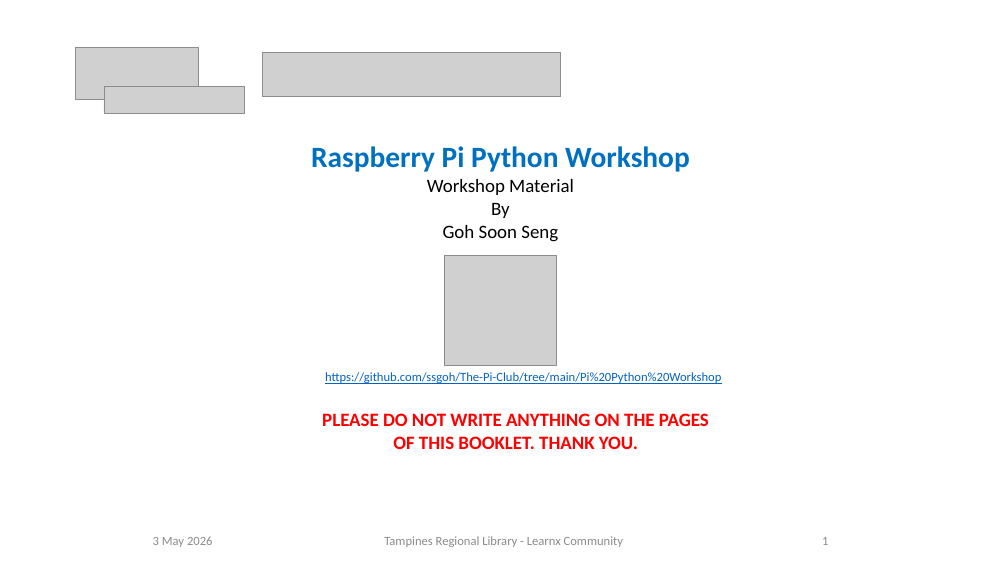
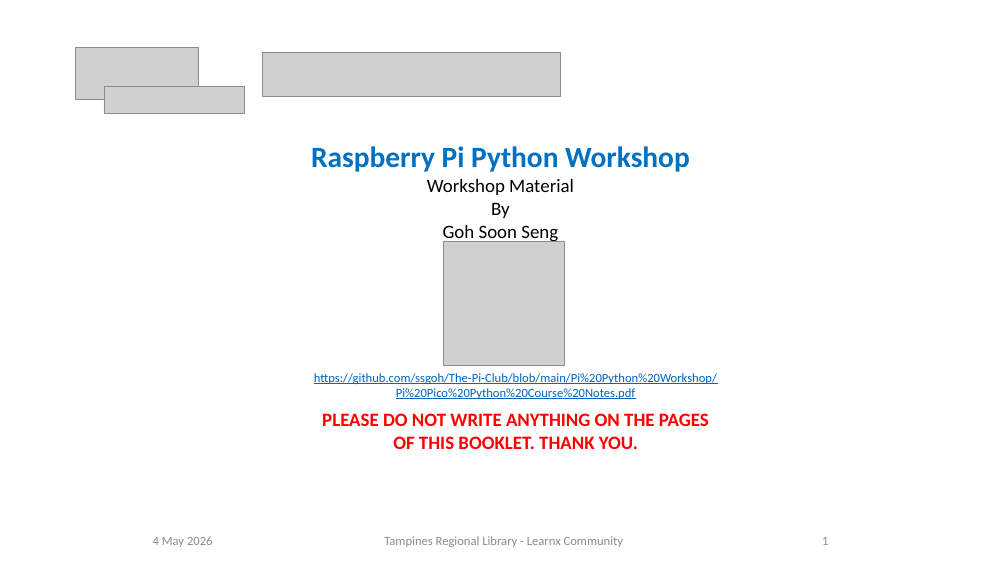
Before and after one commit to ssgoh/Pi-Python-Workshop, a slide deck: slide 1 of Pi Pico Python Course with Picozero Library.pptx. Drawn at 1008x567 pixels with LibreOffice and Linux fonts; fonts in the diff are those of the drawing; grey boxes stand for pictures. Boxes give left, top, right and bottom in pixels: in the first picture for what was removed or moved away, otherwise in the second. Text is boxed around its words. In the diff, an @@ line names an element or a change of style, - is before the commit and + after.

```diff
--- a/Pi Pico Python Course with Picozero Library.pptx
+++ b/Pi Pico Python Course with Picozero Library.pptx
@@ picture: place and size @@
-picture at <box>445,256,556,366</box>
+picture at <box>443,241,565,366</box>
@@ text at <box>314,373,717,399</box>: text changed @@
-https://github.com/ssgoh/The-Pi-Club/tree/main/Pi%20Python%20Workshop
+https://github.com/ssgoh/The-Pi-Club/blob/main/Pi%20Python%20Workshop/Pi%20Pico%20Python%20Course%20Notes.pdf
@@ text at <box>153,536,213,547</box>: text changed @@
-3 May 2026
+4 May 2026
```
Also in this commit, not shown: 52 other slides changed, 5 slides added, 2 other files.
